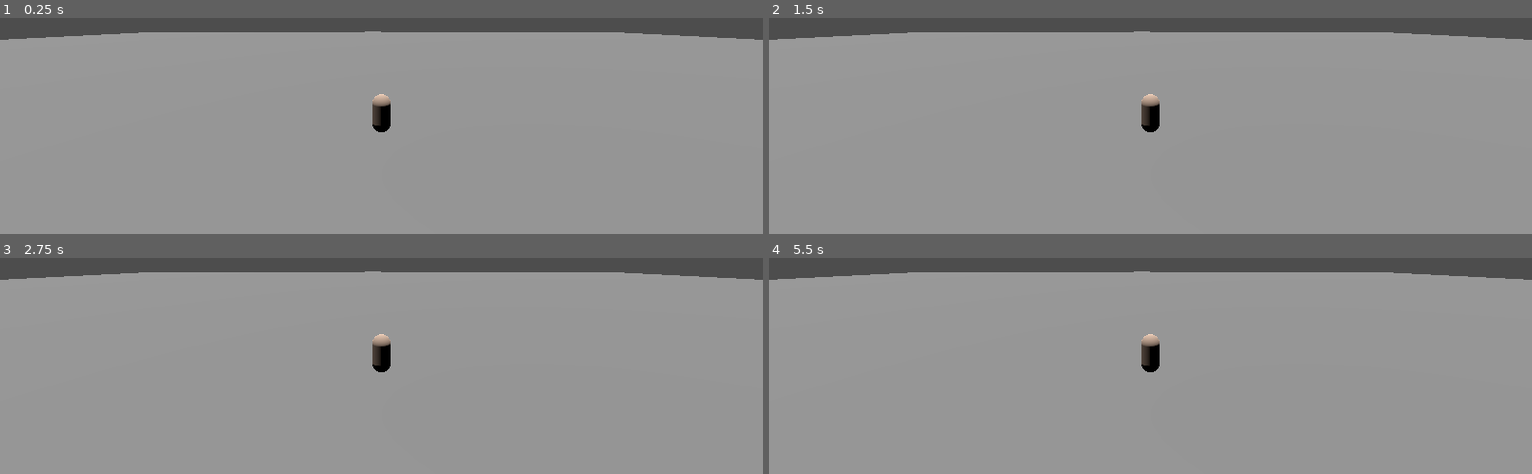
Above: before the commit, frames 1-4 (two rows, left to right).
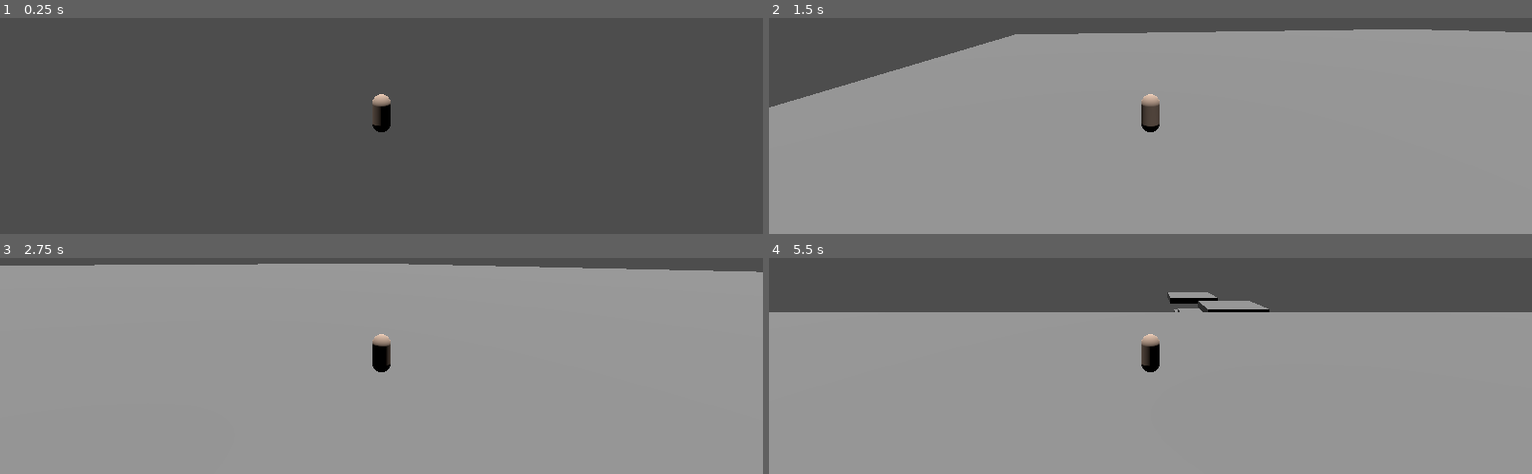
Above: after the commit, the same moments.

Repository: ankit-suman-07/Platform_3D
Game: Godot game, scene res://scenes/world.tscn
The game is run twice, just before and just after one commit, with the same random seed, the same clock (stepped at 60 frames per second) and the same inputs.
Inputs:
- Up to frame 1 (0.25 s): no input
- Up to frame 2 (1.5 s): hold D (right, bound only after the commit) 0.53-1.28 s; tap Space (jump, bound only after the commit) at 0.6, 0.77, 1.07, 1.35 s; hold S (back, bound only after the commit) from 1.28 s (still down)
- Up to frame 3 (2.75 s): tap Space (jump, bound only after the commit) at 1.52, 1.82, 2.1 s; release S (back, bound only after the commit) at 2.03 s; hold D (right, bound only after the commit) from 2.03 s (still down)
- Up to frame 4 (5.5 s): release D (right, bound only after the commit) at 2.78 s; hold W (forward, bound only after the commit) 2.78-3.53 s; tap Space (jump, bound only after the commit) at 2.85, 3.02, 3.32, 3.6, 3.77, 4.07, 4.35, 4.52, 4.82, 5.1 s; hold A (left, bound only after the commit) 3.53-5.03 s; hold S (back, bound only after the commit) from 5.03 s (still down)

The runs differ from the first frame. In frame 1, 92% of the frame differs, in the area x 0-100%, y 6-100%; in frame 2, 6.4%; in frame 3, 3.6%; in frame 4, 17%.

Commit message:
Change platform type from area3d to staticbody3d

Diff:
--- a/project.godot
+++ b/project.godot
@@ -15,6 +15,38 @@
 config/features=PackedStringArray("4.4", "Mobile")
 config/icon="res://icon.svg"
 
+[input]
+
+jump={
+"deadzone": 0.2,
+"events": [Object(InputEventKey,"resource_local_to_scene":false,"resource_name":"","device":-1,"window_id":0,"alt_pressed":false,"shift_pressed":false,"ctrl_pressed":false,"meta_pressed":false,"pressed":false,"keycode":0,"physical_keycode":32,"key_label":0,"unicode":32,"location":0,"echo":false,"script":null)
+]
+}
+right={
+"deadzone": 0.2,
+"events": [Object(InputEventKey,"resource_local_to_scene":false,"resource_name":"","device":-1,"window_id":0,"alt_pressed":false,"shift_pressed":false,"ctrl_pressed":false,"meta_pressed":false,"pressed":false,"keycode":0,"physical_keycode":68,"key_label":0,"unicode":100,"location":0,"echo":false,"script":null)
+, Object(InputEventKey,"resource_local_to_scene":false,"resource_name":"","device":-1,"window_id":0,"alt_pressed":false,"shift_pressed":false,"ctrl_pressed":false,"meta_pressed":false,"pressed":false,"keycode":0,"physical_keycode":4194321,"key_label":0,"unicode":0,"location":0,"echo":false,"script":null)
+]
+}
+left={
+"deadzone": 0.2,
+"events": [Object(InputEventKey,"resource_local_to_scene":false,"resource_name":"","device":-1,"window_id":0,"alt_pressed":false,"shift_pressed":false,"ctrl_pressed":false,"meta_pressed":false,"pressed":false,"keycode":0,"physical_keycode":65,"key_label":0,"unicode":97,"location":0,"echo":false,"script":null)
+, Object(InputEventKey,"resource_local_to_scene":false,"resource_name":"","device":-1,"window_id":0,"alt_pressed":false,"shift_pressed":false,"ctrl_pressed":false,"meta_pressed":false,"pressed":false,"keycode":0,"physical_keycode":4194319,"key_label":0,"unicode":0,"location":0,"echo":false,"script":null)
+]
+}
+forward={
+"deadzone": 0.2,
+"events": [Object(InputEventKey,"resource_local_to_scene":false,"resource_name":"","device":-1,"window_id":0,"alt_pressed":false,"shift_pressed":false,"ctrl_pressed":false,"meta_pressed":false,"pressed":false,"keycode":0,"physical_keycode":87,"key_label":0,"unicode":119,"location":0,"echo":false,"script":null)
+, Object(InputEventKey,"resource_local_to_scene":false,"resource_name":"","device":-1,"window_id":0,"alt_pressed":false,"shift_pressed":false,"ctrl_pressed":false,"meta_pressed":false,"pressed":false,"keycode":0,"physical_keycode":4194320,"key_label":0,"unicode":0,"location":0,"echo":false,"script":null)
+]
+}
+back={
+"deadzone": 0.2,
+"events": [Object(InputEventKey,"resource_local_to_scene":false,"resource_name":"","device":-1,"window_id":0,"alt_pressed":false,"shift_pressed":false,"ctrl_pressed":false,"meta_pressed":false,"pressed":false,"keycode":0,"physical_keycode":83,"key_label":0,"unicode":115,"location":0,"echo":false,"script":null)
+, Object(InputEventKey,"resource_local_to_scene":false,"resource_name":"","device":-1,"window_id":0,"alt_pressed":false,"shift_pressed":false,"ctrl_pressed":false,"meta_pressed":false,"pressed":false,"keycode":0,"physical_keycode":4194322,"key_label":0,"unicode":0,"location":0,"echo":false,"script":null)
+]
+}
+
 [rendering]
 
 renderer/rendering_method="mobile"
--- a/scenes/platform.tscn
+++ b/scenes/platform.tscn
@@ -4,7 +4,7 @@
 
 [sub_resource type="BoxShape3D" id="BoxShape3D_ba0x2"]
 
-[node name="platform" type="Area3D"]
+[node name="platform" type="StaticBody3D"]
 
 [node name="MeshInstance3D" type="MeshInstance3D" parent="."]
 transform = Transform3D(2, 0, 0, 0, 0.5, 0, 0, 0, 2, 0, 0, 0)
--- a/scenes/platform_large.tscn
+++ b/scenes/platform_large.tscn
@@ -4,7 +4,7 @@
 
 [sub_resource type="BoxShape3D" id="BoxShape3D_h3deo"]
 
-[node name="platform_large" type="Area3D"]
+[node name="platform_large" type="StaticBody3D"]
 
 [node name="MeshInstance3D" type="MeshInstance3D" parent="."]
 transform = Transform3D(4, 0, 0, 0, 0.5, 0, 0, 0, 4, 0, 0, 0)
--- a/scenes/platform_long_small.tscn
+++ b/scenes/platform_long_small.tscn
@@ -4,7 +4,7 @@
 
 [sub_resource type="BoxShape3D" id="BoxShape3D_jin41"]
 
-[node name="platform_long_small" type="Area3D"]
+[node name="platform_long_small" type="StaticBody3D"]
 
 [node name="MeshInstance3D" type="MeshInstance3D" parent="."]
 transform = Transform3D(1, 0, 0, 0, 0.5, 0, 0, 0, 5, 0, 0, 0)
--- a/scenes/platform_short_small.tscn
+++ b/scenes/platform_short_small.tscn
@@ -4,7 +4,7 @@
 
 [sub_resource type="BoxShape3D" id="BoxShape3D_iga2n"]
 
-[node name="platform_short_small" type="Area3D"]
+[node name="platform_short_small" type="StaticBody3D"]
 
 [node name="MeshInstance3D" type="MeshInstance3D" parent="."]
 transform = Transform3D(1, 0, 0, 0, 0.2, 0, 0, 0, 0.2, 0, 0, 0)
--- a/scenes/platform_small.tscn
+++ b/scenes/platform_small.tscn
@@ -4,7 +4,7 @@
 
 [sub_resource type="BoxShape3D" id="BoxShape3D_0i77r"]
 
-[node name="platform_small" type="Area3D"]
+[node name="platform_small" type="StaticBody3D"]
 
 [node name="MeshInstance3D" type="MeshInstance3D" parent="."]
 transform = Transform3D(1, 0, 0, 0, 0.5, 0, 0, 0, 1, 0, 0, 0)
--- a/scenes/player.tscn
+++ b/scenes/player.tscn
@@ -1,4 +1,6 @@
-[gd_scene load_steps=4 format=3 uid="uid://odv15aey0ywm"]
+[gd_scene load_steps=5 format=3 uid="uid://odv15aey0ywm"]
+
+[ext_resource type="Script" uid="uid://bioem2ngtnx0x" path="res://scripts/player.gd" id="1_3vyb7"]
 
 [sub_resource type="StandardMaterial3D" id="StandardMaterial3D_u8vuu"]
 albedo_color = Color(0.866667, 0.745098, 0.662745, 1)
@@ -9,6 +11,7 @@
 [sub_resource type="CapsuleShape3D" id="CapsuleShape3D_g2els"]
 
 [node name="player" type="CharacterBody3D"]
+script = ExtResource("1_3vyb7")
 
 [node name="Sprite3D" type="MeshInstance3D" parent="."]
 transform = Transform3D(0.2, 0, 0, 0, 0.2, 0, 0, 0, 0.2, 0, 0, 0)
--- a/scenes/start_floor.tscn
+++ b/scenes/start_floor.tscn
@@ -4,7 +4,7 @@
 
 [sub_resource type="BoxShape3D" id="BoxShape3D_h72lv"]
 
-[node name="StartFloor" type="Area3D"]
+[node name="StartFloor" type="StaticBody3D"]
 transform = Transform3D(10, 0, 0, 0, 10, 0, 0, 0, 10, 0, 0, 0)
 
 [node name="MeshInstance3D" type="MeshInstance3D" parent="."]
--- a/scenes/world.tscn
+++ b/scenes/world.tscn
@@ -10,10 +10,10 @@
 transform = Transform3D(10, 0, 0, 0, 10, 0, 0, 0, 10, 0, -49.6138, 0)
 
 [node name="player" parent="." instance=ExtResource("2_rwgxs")]
-transform = Transform3D(-4.37114e-08, 0, -1, 0, 1, 0, 1, 0, -4.37114e-08, -5.07772, 1.94409, 0)
+transform = Transform3D(-4.37114e-08, 0, -1, 0, 1, 0, 1, 0, -4.37114e-08, 40.8123, 28.8628, 0)
 
 [node name="Camera3D" type="Camera3D" parent="player"]
-transform = Transform3D(1, 0, 0, 0, 1, 0, 0, 0, 1, 0, 1, 3)
+transform = Transform3D(1, 0, 0, 0, 1, 0, 0, 0, 1, 1.42109e-14, 1, 3)
 
 [node name="DirectionalLight3D" type="DirectionalLight3D" parent="."]
 transform = Transform3D(1, 0, 0, 0, -0.0656644, 0.997842, 0, -0.997842, -0.0656644, -25.6496, 19.2372, 0)
--- /dev/null
+++ b/scripts/player.gd
@@ -0,0 +1,36 @@
+extends CharacterBody3D
+
+const SPEED = 5.0
+const GRAVITY = 9.8 * 4
+const JUMP_VELOCITY = 12
+const TURN_SPEED = 2.5  # radians per second
+
+func _physics_process(delta):
+	# Gravity
+	if not is_on_floor():
+		velocity.y -= GRAVITY * delta
+	else:
+		if Input.is_action_just_pressed("jump"):
+			print("Jumping")
+			velocity.y = JUMP_VELOCITY
+
+	# Rotation input (left/right)
+	if Input.is_action_pressed("left"):
+		rotation.y += TURN_SPEED * delta
+	if Input.is_action_pressed("right"):
+		rotation.y -= TURN_SPEED * delta
+
+	# Forward/backward movement in facing direction
+	var direction = Vector3.ZERO
+	if Input.is_action_pressed("forward"):
+		direction -= transform.basis.z
+	if Input.is_action_pressed("back"):
+		direction += transform.basis.z
+
+	direction.y = 0  # Prevent any vertical movement in direction
+	direction = direction.normalized()
+
+	velocity.x = direction.x * SPEED
+	velocity.z = direction.z * SPEED
+
+	move_and_slide()
Not shown, added: scripts/player.gd.uid
